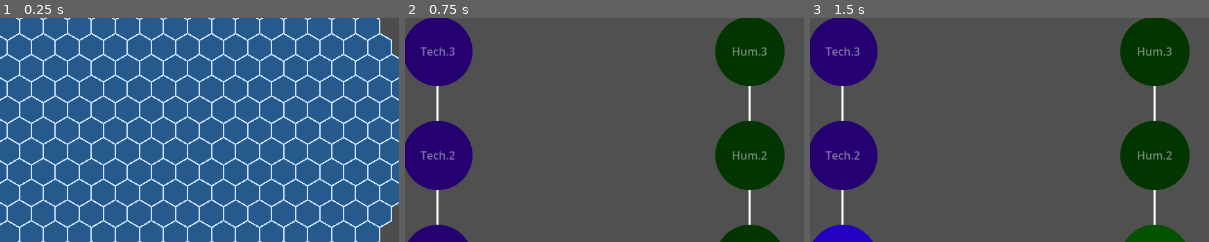
Above: before the commit, frames 1-3 (left to right).
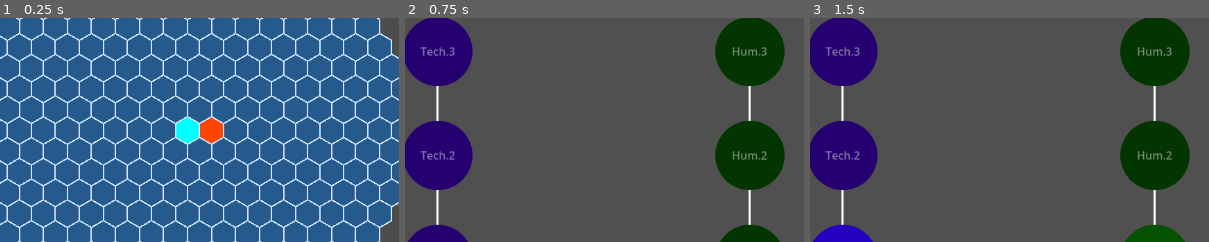
Above: after the commit, the same moments.

Repository: Shoshore/M2-Projet_Jeux_Serieux
Game: Godot game, scene res://tile_map.tscn
Two runs of this game, one before a commit and one after it. Both use one fixed random seed, a clock stepped at 60 frames per second and the inputs below.
Inputs:
- Up to frame 1 (0.25 s): no input
- Up to frame 2 (0.75 s): click "Arbre de compérences" at 0.5 s
- Up to frame 3 (1.5 s): click "Début" at 1.25 s
The pictures show only the part of the screen within x 27-76%, y 25-75%; the shares and areas given below are measured in that part.

The runs differ from the first frame. In frame 1, 1.0% of the frame differs, in the area x 44-56%, y 44-57%; in frame 2, nothing differs; in frame 3, nothing differs.

Commit message:
Set first visual for unit and compagny fixed a bug on (0, 0) tile movement update visual live made abstract for display on building

Diff:
--- a/scripts/board/map.gd
+++ b/scripts/board/map.gd
@@ -39,6 +39,7 @@
 
 		for r in range(r_min, r_max + 1):
 			var t = Tile.new()
+			t.position = coordonnees_vers_pixel(q, r)
 			t.initialiser(q, r)
 			add_child(t)
 			tiles_by_coord[Vector2i(q, r)] = t
@@ -108,8 +109,18 @@
 # Dessine la grille
 func _draw() -> void:
 	for tile: Tile in tiles_by_coord.values():
+		var build = tile.building
+		var unit = tile.occupant
+		if build:
+			set_tile_color(tile, build.own_color)
+		elif unit:
+			set_tile_color(tile, unit.own_color)
+		else:
+			set_tile_color(tile, Color(0.15, 0.35, 0.55))
 		dessiner_hexagone_color(coordonnees_vers_pixel(tile.coordonnee.x, tile.coordonnee.y) , tile.COULEUR_REMPLISSAGE)
 
+func refresh() -> void:
+	queue_redraw()
 
 func pixel_vers_coordonnees(p: Vector2) -> Vector2i:
 	var q: float = (sqrt(3.0) / 3.0 * p.x - 1.0 / 3.0 * p.y) / TAILLE_HEX
@@ -162,6 +173,7 @@
 			return tile
 	return null
 
-func set_tile_color(t: Tile, c: Color) -> void :
+
+func set_tile_color(t: Tile, c: Color) -> void:
 	t.COULEUR_REMPLISSAGE = c
-	queue_redraw()
+	t.queue_redraw()
--- a/scripts/board/tile.gd
+++ b/scripts/board/tile.gd
@@ -16,13 +16,6 @@
 	queue_redraw()
 
 
-func initialiser(q : int, r : int, color : Color = COULEUR_REMPLISSAGE , ressource_disponible : String = "Rien") -> void:
-	coordonnee = Vector2i(q, r)
-	ressource = ressource_disponible
-	COULEUR_REMPLISSAGE = color
-	queue_redraw()
-
-
 func _draw() -> void:
 	var points : PackedVector2Array = PackedVector2Array()
 	for i in range(6):
@@ -38,6 +31,10 @@
 		var suivant : int = (i + 1) % 6
 		draw_line(points[i], points[suivant], COULEUR_CONTOUR, 2.0)
 
+func initialiser(q : int, r : int, color : Color = COULEUR_REMPLISSAGE, ressource_disponible : String = "Rien") -> void:
+	coordonnee = Vector2i(q, r)
+	ressource = ressource_disponible
+	COULEUR_REMPLISSAGE = color
 
 func contient_point(point_local : Vector2) -> bool:
 	return point_local.length() <= TAILLE_HEX
--- a/scripts/building/building.gd
+++ b/scripts/building/building.gd
@@ -1,3 +1,4 @@
+@abstract
 class_name Building
 
 var vision: Vision_component
@@ -8,8 +9,14 @@
 	get: return _id
 var _id: int
 
-func _init(id: int, spawn_point: Vector2i, vision_range: int, map: Map) -> void:
+var own_color: Color
+
+
+func _init(id: int, spawn_point: Vector2i, vision_range: int, map: Map, color: Color = Color.AQUA) -> void:
 	_id = id
 	vision = Vision_component.new(vision_range)
 	position = Position_component.new(spawn_point)
 	_map = map
+	own_color = color
+
+@abstract func display() -> void
--- a/scripts/building/compagny.gd
+++ b/scripts/building/compagny.gd
@@ -1,6 +1,3 @@
-# TODO :
-# link skill tree and connect his signal
-
 extends Building
 class_name Compagny
 
@@ -17,9 +14,8 @@
 
 var _list_unities: Array[Unit]
 
-# var _skill_tree: SkillTree
+var _skill_tree: SkillTree
 var _next_unit_id: int = 0
-
 
 func _find_tile_create_unit() -> Tile:
 	return _map.get_free_neighbor(position.position)
@@ -52,8 +48,8 @@
 	tile.occupant = unit
 
 
-func _init(id_unic: int, position: Vector2i, map: Map) -> void:
-	super(id_unic, position, 5, map)
+func _init(id_unic: int, position_: Vector2i, map: Map, color_: Color = Color.AQUA) -> void:
+	super(id_unic, position_, 5, map, color_)
 	create_unit(Create_unit_type.RECRUITER)
 	# new skill tree
 	# skill_tree.boost_turnover_changed.connect(_on_boost_turnover_changed)
@@ -68,6 +64,7 @@
 	_boost_mood = new_boost
 
 func _fire_consequence():
+	@warning_ignore("integer_division")
 	_mood_gauge = floor(_mood_gauge / 2)
 	_monnay += 2000
 
@@ -94,7 +91,7 @@
 		tile.occupant = null
 
 
-func fire_employee(type: Employ_type, id: int = -1) -> void:
+func fire_employee(type: Employ_type, id_: int = -1) -> void:
 	match type:
 		Employ_type.DEVELOPER:
 			if _number_developer > 0:
@@ -107,11 +104,12 @@
 		Employ_type.RECRUITER:
 			if _number_recruiter > 0:
 				_number_recruiter -= 1
-				fire_unit(_find_unit_by_id(id))
+				fire_unit(_find_unit_by_id(id_))
 
 
 func _update_monnay(tour: int) -> void:
 	# pay
+	@warning_ignore("integer_division")
 	var pay_rise = 1 + 0.3 * floor(tour / 3)
 	var total_payroll = pay_rise * (230 * _number_developer + 205 * _number_researcher + 165 * _number_recruiter)
 	var energy_cost = 40 * (_number_developer + _number_researcher + _number_recruiter)
@@ -141,3 +139,14 @@
 	_update_monnay(tour)
 	_update_unit()
 	_update_mood()
+
+
+func display() -> void:
+	print("nb dev :", _number_developer)
+	print("nb researcher :", _number_researcher)
+	print("nb recruiter :", _number_recruiter)
+	print("monnay: ", _monnay)
+	print("boost turnover: ", _boost_turnover)
+	print("mood gauge: ", _mood_gauge)
+	print("boost mood: ", _boost_mood)
+	print("mood threshold : ", _mood_threshold)
--- a/scripts/controller/selection_controller.gd
+++ b/scripts/controller/selection_controller.gd
@@ -29,3 +29,5 @@
 		if from_tile != null:
 			from_tile.occupant = null
 		tile.occupant = selected_unit
+	selected_unit = null
+	map.refresh()
--- a/scripts/gameManager.gd
+++ b/scripts/gameManager.gd
@@ -6,13 +6,20 @@
 
 func _ready() -> void:
 	add_child(map)
+	_map_filling(map)
 	map.tile_clicked.connect(selection.on_tile_clicked)
 	map.tile_clicked.connect(_on_tile_clicked)
 
 func _on_tile_clicked(tile: Tile) -> void:
+	print(tile.occupant)
 	label_info.text = tile.get_info_text()
-	map.set_tile_color(tile, Color.GOLDENROD)
 
 
 func _on_tree_button_toggled(toggled_on: bool) -> void:
 	map.is_board_clickable = !toggled_on
+
+func _map_filling(map: Map) -> void:
+	var origin := Vector2i(0, 0)
+	var tile: Tile = map.tiles_by_coord[origin]
+	tile.building = Compagny.new(0, origin, map)
+	# map.set_tile_color(tile, tile.building.own_color)
--- a/scripts/unit/unit.gd
+++ b/scripts/unit/unit.gd
@@ -12,11 +12,14 @@
 	get: return _compagny_id
 var _compagny_id: int
 
-func _init(compagny_id: int, id: int, spawn_point: Vector2i, max_movement: int, vision_range: int) -> void:
+var own_color: Color
+
+func _init(compagny_id: int, id: int, spawn_point: Vector2i, max_movement: int, vision_range: int, color: Color = Color.ORANGE_RED) -> void:
 	_compagny_id = compagny_id
 	_id = id
 	vision = Vision_component.new(vision_range)
 	movement = Movement_component.new(max_movement, Position_component.new(spawn_point))
+	own_color = color
 
 func update_end_turn() -> void:
 	movement.update_end_turn()
